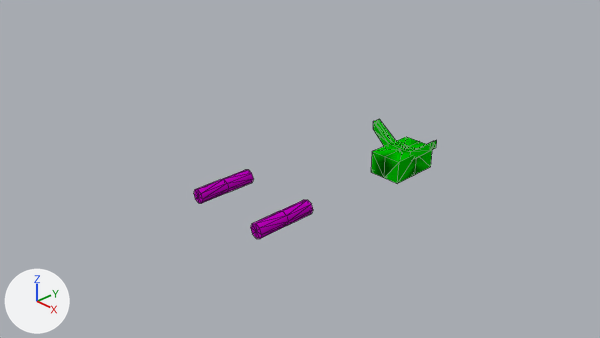
What one commit did to the Blender file tracks/bm/bm.blend.
One viewpoint serves both versions: the file's camera 'Camera'. Every picture has the same lights, and +X, +Y and +Z are marked at lower left. Mesh edges are drawn as thin lines.

Names of what the first picture shows: 'bm', 'bm.001'.
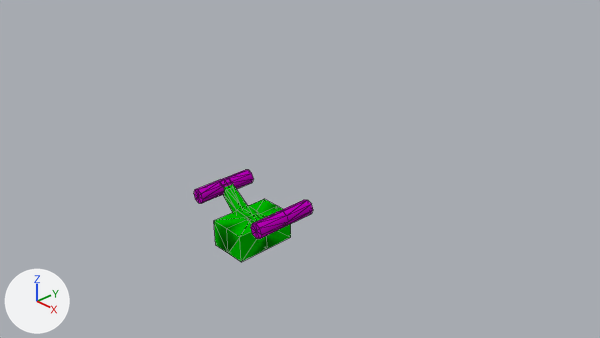
The newer file is also turned or shifted as a whole; pictures and numbers use the older file's frame.

Boxes [x1, y1, x2, y2] around the edits, measured in the pictures (600 x 338 px):
'bm.001', mesh turned: before [371, 119, 433, 184]; after [214, 184, 291, 262]
'bm', reshaped: before [194, 140, 437, 239]; after [194, 170, 313, 239]
part 2 of me_bm, deleted: before [430, 140, 437, 150]

Diff of the bpy script that builds the scene:
```diff
--- a/tracks/bm/bm.blend.py
+++ b/tracks/bm/bm.blend.py
@@ me_bm_001 @@
 me_bm_001.from_pydata(...)  # 48 vertices, 100 faces; spans x -0.82..0.82, y -0.86..0.13, z -4.45..-3.23
 # used by ob_bm_001; location = (0.0, 0.0, 0.0); rotation_euler = (1.571, 0.0, 0.0), in degrees (90, 0, 0); scale = (0.898, 0.898, 0.898)
+# me_bm_001 part 1: the whole mesh is turned -180 degrees about the y axis through its middle, then moved by (0.0, 0.0, 4.45)
 me_bm_001.materials.append(mat_remap2_backgroundaa_001)
@@ me_bm @@
 me_bm.from_pydata(...)  # 66 vertices, 120 faces; spans x -0.99..0.99, y -0.15..0.15, z -3.95..1.22
 # used by ob_bm; location = (0.0, 0.0, 0.0); rotation_euler = (1.571, 0.0, 0.0), in degrees (90, 0, 0); scale = (0.898, 0.898, 0.898)
-me_bm.materials.append(mat_remap2_backgroundaa_001)  # green #00bc00
+# me_bm part 2: the loose piece of 6 vertices spanning x 0.82, y -0.06..0.13, z -3.95..-3.73 is deleted
 me_bm.materials.append(mat_remap2_backgroundaa)
```
